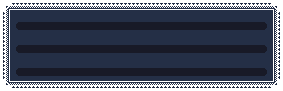
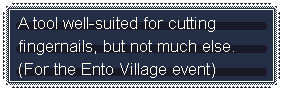
The second (283, 91) image is a revision of the first. Changes to its layers:
added layer "EN" above "JP" over [left=18, top=17, right=234, bottom=78]
renamed "sアイテム解説78爪切り.png" to "sアイテム解説01水.png", painted on it over [left=18, top=17, right=234, bottom=78]
